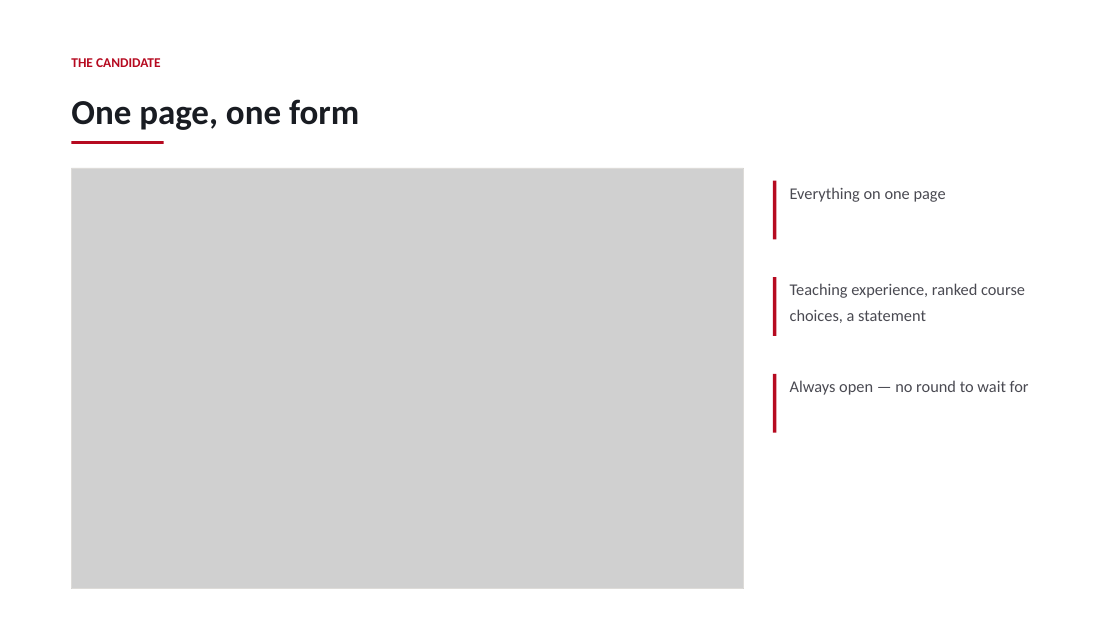
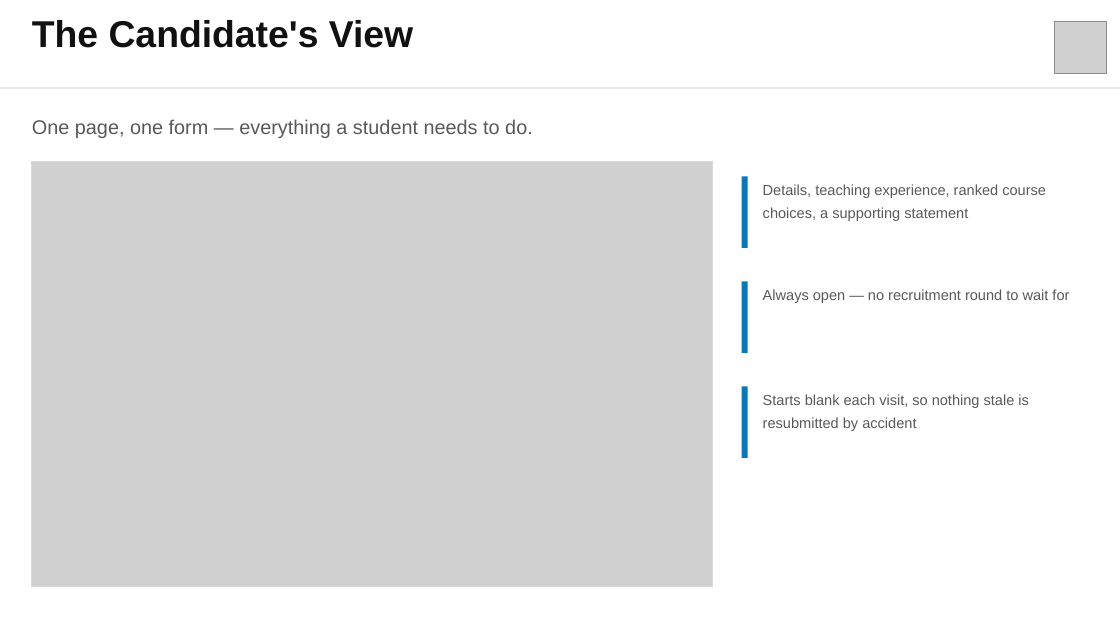
Before and after one commit to WWEISONG/griffith-ict-casual-academic, a slide deck: slide 6 of docs/tutor-program/HoS-briefing.pptx. Drawn at 1120x630 pixels with LibreOffice and Linux fonts; fonts in the diff are those of the drawing; grey boxes stand for pictures. Boxes give left, top, right and bottom in pixels: in the first picture for what was removed or moved away, otherwise in the second. Text is boxed around its words. In the diff, an @@ line names an element or a change of style, - is before the commit and + after.

```diff
--- a/docs/tutor-program/HoS-briefing.pptx
+++ b/docs/tutor-program/HoS-briefing.pptx
@@ text at [32,20,413,48]: text changed; size 11.5 to 32 pt; font Calibri to Arial; text colour #B60A20 to #111111 @@
-THE CANDIDATE
+The Candidate's View
@@ picture added at [1054,22,1107,74] @@
@@ rectangle added at [0,87,1120,89], fill #D9D9D9 @@
@@ text at [32,119,533,138]: text changed; size 30 to 17 pt; font Calibri to Arial; text colour #191C22 to #595959; bold off @@
-One page, one form
+One page, one form — everything a student needs to do.
@@ rectangle removed at [71,141,164,144] @@
@@ picture: place and size @@
-picture at [71,168,744,588]
+picture at [32,161,712,586]
@@ rectangle: place and size @@
-rectangle at [71,168,744,588]
+rectangle at [32,161,712,586]
@@ rectangle at [32,161,712,586]: outline #DDDBD8 0.75 pt to #D9D9D9 0.75 pt @@
@@ rectangle: place and size @@
-rectangle at [773,181,776,239]
+rectangle at [742,176,748,248]
@@ text at [763,184,1046,221]: text changed; size 14 to 12.5 pt; font Calibri to Arial; text colour #4A4A52 to #595959 @@
-Teaching experience, ranked course choices, a statement
+Details, teaching experience, ranked course choices, a supporting statement
@@ text removed at [790,187,946,202] @@
-Everything on one page
@@ rectangle: place and size @@
-rectangle at [773,277,776,336]
+rectangle at [742,281,748,353]
@@ text at [763,289,1069,303]: text changed; size 14 to 12.5 pt; font Calibri to Arial; text colour #4A4A52 to #595959 @@
-Always open — no round to wait for
+Always open — no recruitment round to wait for
@@ fill #B60A20 to #0878B8 in 3 elements at [742,176,748,248], [742,281,748,353], [742,386,748,458] @@
@@ rectangle: place and size @@
-rectangle at [773,374,776,433]
+rectangle at [742,386,748,458]
@@ text added at [763,394,1029,431], 12.5 pt, text #595959 @@
+Starts blank each visit, so nothing stale is resubmitted by accident
```
Also in this commit, not shown: 13 other slides changed, 3 other files.
